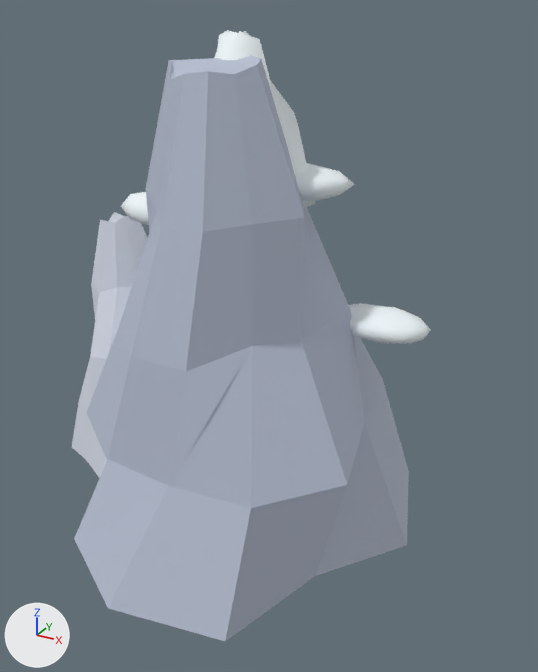
The glTF model assets/northern/northern_peak_b.glb: old version first, new version second.
One viewpoint serves both versions: a 50 mm lens placed at (10.31, -17.25, 14.17), pointed at (0.81, 0.02, 5.54). Arrows for +X, +Y and +Z are at lower left; the lights stay in place. The first picture is the older version. Vertices at exactly the same position are counted once.

The scene before the commit, as lines of its bpy script (objects in view):
```python
me_hero_crag_mesh_003 = bpy.data.meshes.new('hero_crag_mesh.003')
me_hero_crag_mesh_003.from_pydata(...)  # 291 vertices, 558 faces; spans x -7.28..5.4, y -5.89..5.25, z -0.72..13.63
# faces by material slot: [106, 106, 346]
me_hero_crag_mesh_003.materials.append(mat_mrn_stone)  # pale blue #b8c0d3
me_hero_crag_mesh_003.materials.append(mat_mrn_stone_light)  # white #d7ddea
me_hero_crag_mesh_003.materials.append(mat_mrn_snow)  # white #f1f9fd
ob_northern_peak_b_001 = bpy.data.objects.new('northern_peak_b.001', me_hero_crag_mesh_003)
ob_northern_peak_b_001.location = (0.0, 0.0, 0.0)
ob_northern_peak_b_001.rotation_euler = (0.11, 0.0, 0.0)  # degrees (6.3, 0, 0)
```
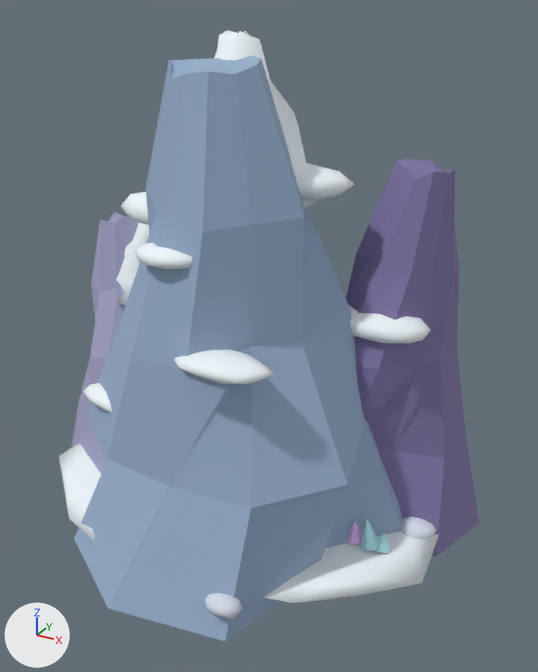
Diff of the bpy script that builds the scene:
```diff
--- a/assets/northern/northern_peak_b.glb.py
+++ b/assets/northern/northern_peak_b.glb.py
@@ me_hero_crag_mesh_003 @@
 # used by ob_northern_peak_b_001; location = (0.0, 0.0, 0.0); rotation_euler = (0.11, 0.0, 0.0), in degrees (6.3, 0, 0)
-me_hero_crag_mesh_003.from_pydata(...)  # 291 vertices, 558 faces; spans x -7.28..5.4, y -5.89..5.25, z -0.72..13.63
-me_hero_crag_mesh_003.materials.append(mat_mrn_stone)  # pale blue #b8c0d3
+me_hero_crag_mesh_003.from_pydata(...)  # 1013 vertices, 1946 faces; spans x -10.11..3.96, y -8.27..3.36, z -1.94..13.09
+# me_hero_crag_mesh_003 part 1: the loose piece of 42 vertices spanning x 2.35..5.19, y 0.74..2.49, z 5.66..6.5 is multiplied about its middle by the matrix ((0.991, -0.014, -0.131), (0.0, 0.994, -0.11), (0.132, 0.109, 0.985)), then moved by (-3.81, -3.08, 0.09)
+# me_hero_crag_mesh_003 part 2: the loose piece of 55 vertices spanning x -5.19..5.4, y -5.89..5.25, z -0.15..13.17 is multiplied about its middle by the matrix ((0.991, -0.014, -0.131), (0.0, 0.994, -0.11), (0.132, 0.109, 0.985)), then moved by (-3.81, -3.11, -0.61), in mat_mrn_mountain_blue (blue #97afcb)
+# me_hero_crag_mesh_003 part 3: the loose piece of 55 vertices spanning x -7.28..-0.73, y -2.08..3.63, z -0.72..8.17 is multiplied about its middle by the matrix ((0.991, -0.014, -0.131), (0.0, 0.994, -0.11), (0.132, 0.109, 0.985)), then moved by (-3.42, -2.81, -0.99), in mat_mrn_mountain_lavender (greyish blue #a6a6c8)
+# me_hero_crag_mesh_003 part 4: 722 vertices added at x -9.4..3.96, y -7.73..3.36, z -1.24..10.37
+# other edits to the shape of me_hero_crag_mesh_003 do not show in these pictures
 me_hero_crag_mesh_003.materials.append(mat_mrn_stone_light)
 me_hero_crag_mesh_003.materials.append(mat_mrn_snow)
+me_hero_crag_mesh_003.materials.append(mat_mrn_purple)  # blue #8176a6
+me_hero_crag_mesh_003.materials.append(mat_mrn_mountain_blue)  # blue #97afcb
+me_hero_crag_mesh_003.materials.append(mat_mrn_ice)  # cyan #b6eaf3
+me_hero_crag_mesh_003.materials.append(mat_mrn_wisp_b)  # purple #e2bff8
+me_hero_crag_mesh_003.materials.append(mat_mrn_mountain_lavender)  # greyish blue #a6a6c8
@@ ob_northern_peak_b_001 @@
 ob_northern_peak_b_001 = bpy.data.objects.new('northern_peak_b.001', me_hero_crag_mesh_003)
-ob_northern_peak_b_001.location = (0.0, 0.0, 0.0)
-ob_northern_peak_b_001.rotation_euler = (0.11, 0.0, 0.0)  # degrees (6.3, 0, 0)
+ob_northern_peak_b_001.location = (3.0, 2.4, 0.1)
+ob_northern_peak_b_001.rotation_euler = (0.0, 0.132, 0.0)  # degrees (0, 7.6, 0)
```

Where the change shows, as pixel boxes (x1, y1, x2, y2) in the pictures (538 x 672 px; the box of a moved part takes in the faces that stretch with it):
'northern_peak_b.001', reshaped, moved, turned: before (72, 30, 431, 641); after (59, 30, 479, 641)
part 1 of me_hero_crag_mesh_003, moved or reshaped: before (349, 303, 431, 344); after (349, 306, 431, 344)
part 2 of me_hero_crag_mesh_003, moved or reshaped: before (74, 55, 409, 641); after (74, 55, 402, 641)
part 3 of me_hero_crag_mesh_003, moved or reshaped: before (72, 212, 148, 478); after (72, 212, 138, 474)
part 4 of me_hero_crag_mesh_003, added: after (59, 158, 479, 619)
